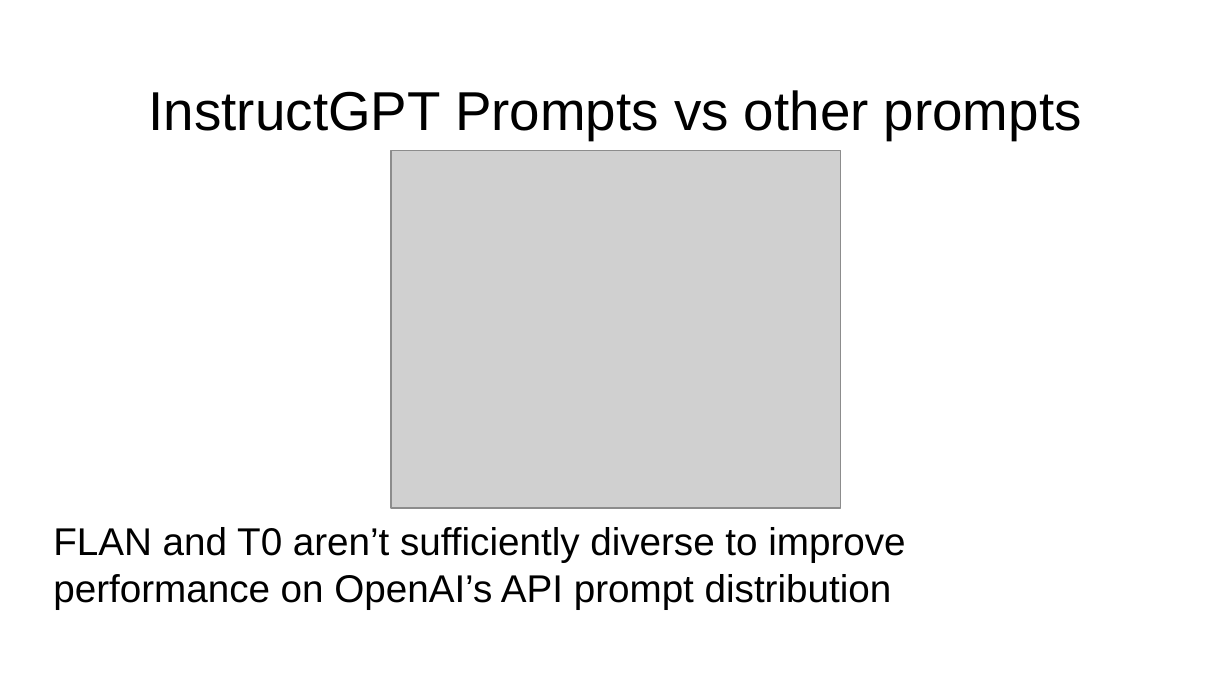
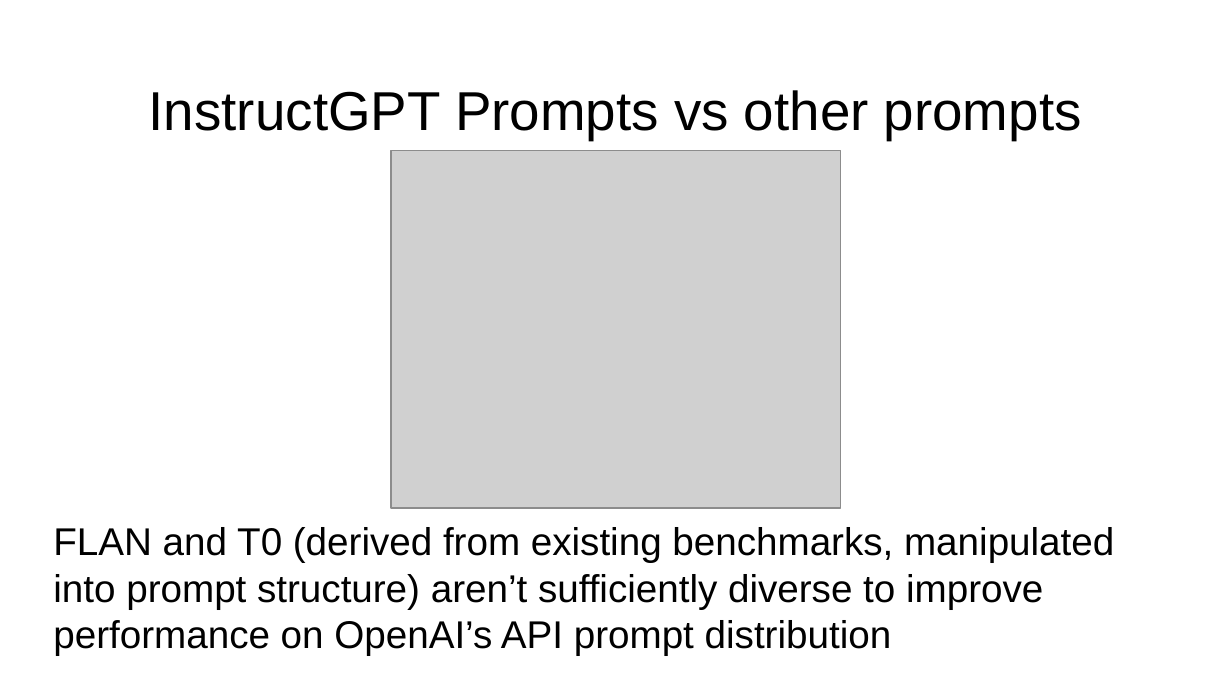
Before and after one commit to jonmay/USC-CS662, a slide deck: slide 48 of assets/files/rlhf.pptx. Drawn at 1232x693 pixels with LibreOffice and Linux fonts; fonts in the diff are those of the drawing; grey boxes stand for pictures. Boxes give left, top, right and bottom in pixels: in the first picture for what was removed or moved away, otherwise in the second. Text is boxed around its words. In the diff, an @@ line names an element or a change of style, - is before the commit and + after.

```diff
--- a/assets/files/rlhf.pptx
+++ b/assets/files/rlhf.pptx
@@ text at box(53, 527, 1114, 655): text changed @@
-FLAN and T0 aren’t sufficiently diverse to improve performance on OpenAI’s API prompt distribution
+FLAN and T0 (derived from existing benchmarks, manipulated into prompt structure) aren’t sufficiently diverse to improve performance on OpenAI’s API prompt distribution
```
Also in this commit, not shown: 12 other slides changed, 2 slides added, 1 slide removed.
